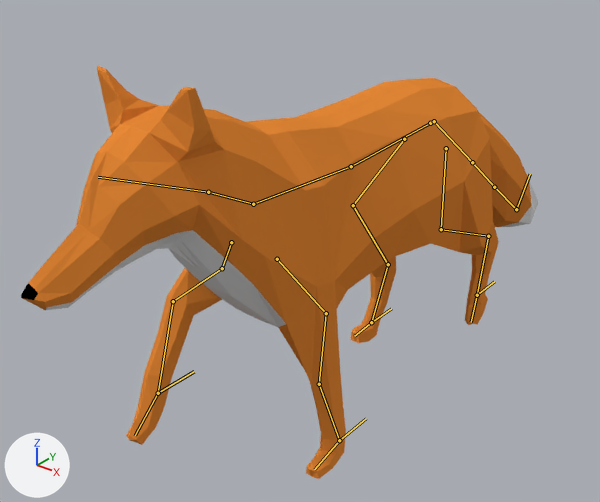
A saved change to the Blender file Assets/Models/Fox.blend.
The view is the same before and after, from a camera (50 mm lens) standing at (4.77, -7.16, 5.94) and looking at (-0.59, -0.48, 1.79). Arrows for +X, +Y and +Z are at lower left; the lights stay in place. Both versions are drawn at frame 30 of the action 'Fox_Walk'; the numbers are the values there. The bones that bend it are drawn over the model as lines.
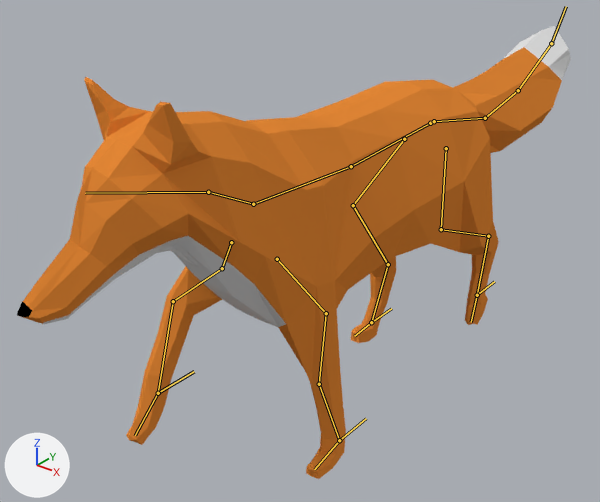
Boxes [x1, y1, x2, y2] around the edits, measured in the pictures (600 x 502 px):
```json
{"object": "Cylinder", "change": "posed", "before": [21, 66, 538, 479], "after": [17, 26, 571, 479], "on screen": "7% wider, 10% taller"}
{"bone": "Head", "before": "(208, 192) to (98, 177)", "after": "(208, 192) to (85, 193)"}
{"bone": "Tail IK", "before": "(516, 209) to (530, 174)", "after": "(551, 43) to (566, 6)"}
```

Edits to the scene script, one JSON object a line:
```json
{"block": "bone_head", "where": "bone_head = bpy.data.objects['Armature'].pose.bones['Head']  # child of 'Neck'"}
{"op": "set", "path": "bone_head.rotation_quaternion", "old": "(1.0, 0.0, 0.0, 0.0)", "new": "(0.997, -0.062, -0.016, -0.047)", "note": "degrees (0, 0, 0) -> degrees (-7, -2, -5)"}
{"block": "bone_tail_ik", "where": "bone_tail_ik = bpy.data.objects['Armature'].pose.bones['Tail IK']"}
{"op": "set", "path": "bone_tail_ik.location", "old": "(0.0, 0.0, 0.0)", "new": "(0.0, 2.26, 1.05)"}
```
